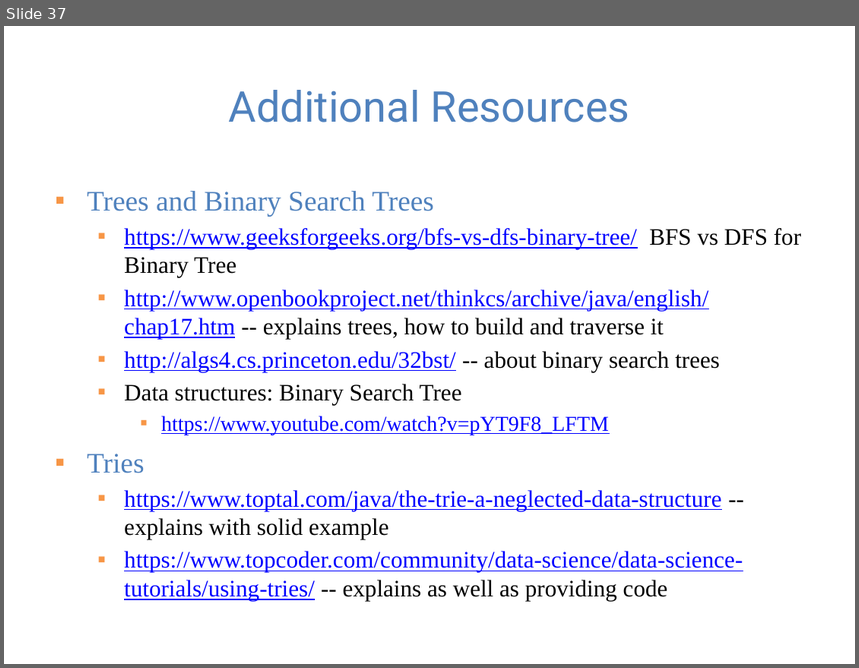
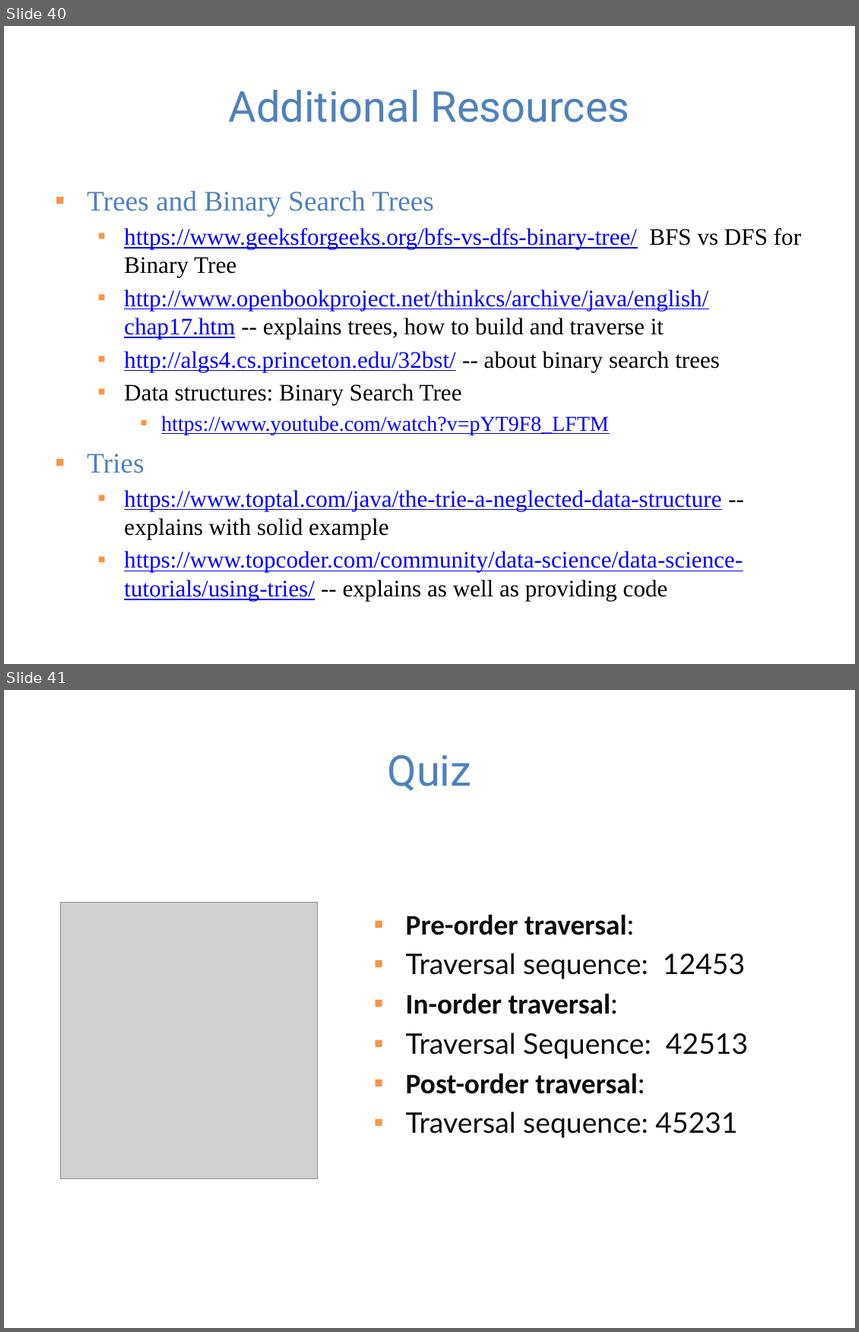
Before and after one commit to guhofstra/CSC111Fa25, a slide deck: PPTs/Lecture 8-binary search tree and trie.pptx. Shown one above the other, each under a label of ours: slide 37 before the commit, slides 40 and 41 after it. The pictures are 859x668 and 859x1332 pixels, drawn with LibreOffice and Linux fonts; fonts in the diff are those of the drawing; grey boxes stand for pictures. Boxes give left, top, right and bottom in pixels: in the first picture for what was removed or moved away, otherwise in the second. Text is boxed around its words. In the diff, an @@ line names an element or a change of style, - is before the commit and + after.

```diff
--- a/PPTs/Lecture 8-binary search tree and trie.pptx
+++ b/PPTs/Lecture 8-binary search tree and trie.pptx
@@ slide 41 added at bbox=[4, 690, 855, 1328], background #FFFFFF @@
@@ title added at bbox=[388, 755, 472, 791], 36 pt, text #4F81BD @@
+Quiz
@@ picture added at bbox=[61, 903, 318, 1179] @@
@@ text added at bbox=[406, 914, 748, 1138], 24 pt, text #0C0D0E @@
+▪ Pre-order traversal:
+▪ Traversal sequence: 12453
+▪ In-order traversal:
+▪ Traversal Sequence: 42513
+▪ Post-order traversal:
+▪ Traversal sequence: 45231
@@ what was slide 37 is now slide 40 @@
```
Also in this commit, not shown: 5 slides changed, 9 other slides added, 42 other files.
